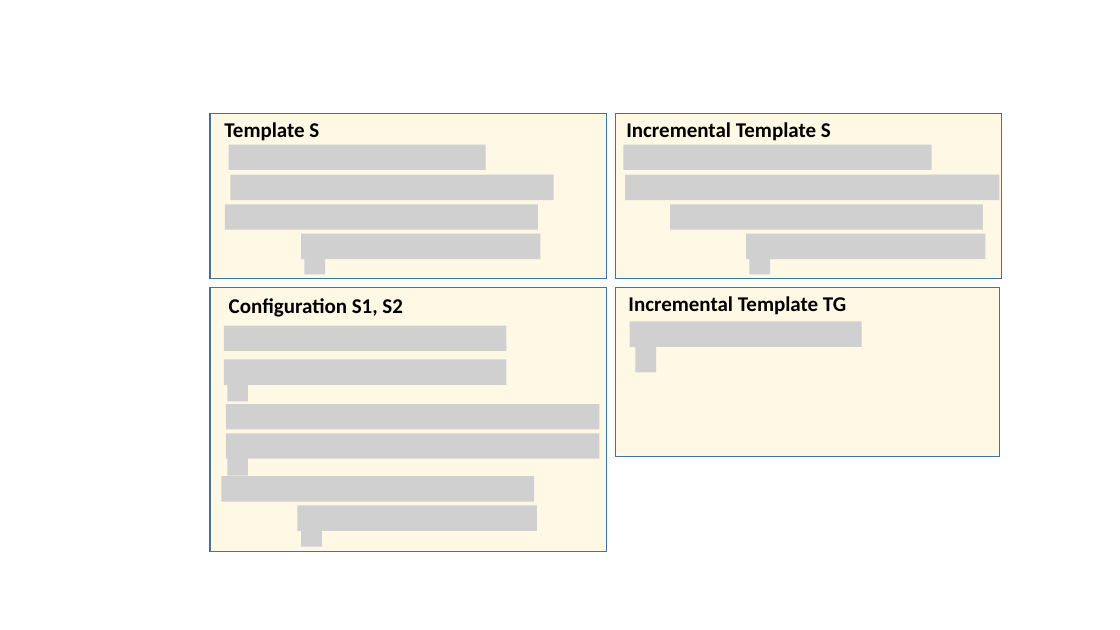
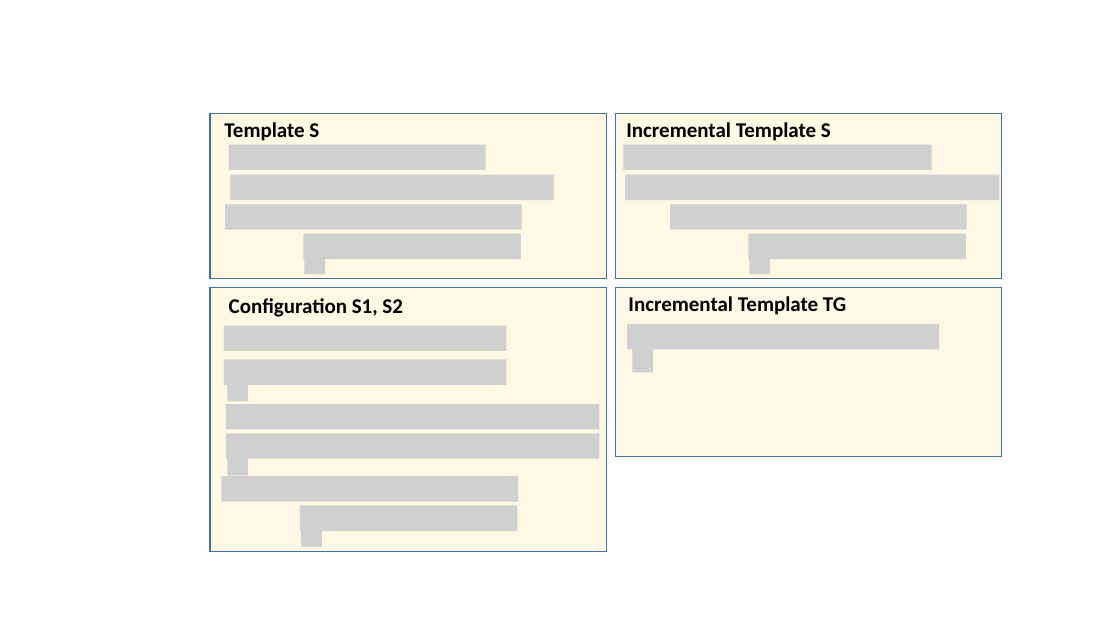
Before and after one commit to rabeckett/propane, a slide deck: slide 11 of paper/abstraction/figures/examples.pptx. Drawn at 1120x630 pixels with LibreOffice and Linux fonts; fonts in the diff are those of the drawing; grey boxes stand for pictures. Boxes give left, top, right and bottom in pixels: in the first picture for what was removed or moved away, otherwise in the second. Text is boxed around its words. In the diff, an @@ line names an element or a change of style, - is before the commit and + after.

```diff
--- a/paper/abstraction/figures/examples.pptx
+++ b/paper/abstraction/figures/examples.pptx
@@ picture resized from (x1=225, y1=204, x2=538, y2=229) to (x1=225, y1=204, x2=522, y2=229) @@
@@ picture resized from (x1=670, y1=204, x2=983, y2=229) to (x1=670, y1=204, x2=967, y2=229) @@
@@ picture resized from (x1=301, y1=234, x2=540, y2=259) to (x1=303, y1=234, x2=521, y2=259) @@
@@ picture resized from (x1=746, y1=234, x2=986, y2=259) to (x1=749, y1=234, x2=966, y2=259) @@
@@ picture resized from (x1=630, y1=322, x2=862, y2=347) to (x1=628, y1=324, x2=939, y2=350) @@
@@ picture resized from (x1=222, y1=476, x2=534, y2=502) to (x1=222, y1=476, x2=518, y2=502) @@
@@ picture resized from (x1=297, y1=506, x2=537, y2=531) to (x1=300, y1=506, x2=518, y2=531) @@
```
Also in this commit, not shown: 2 other files.
